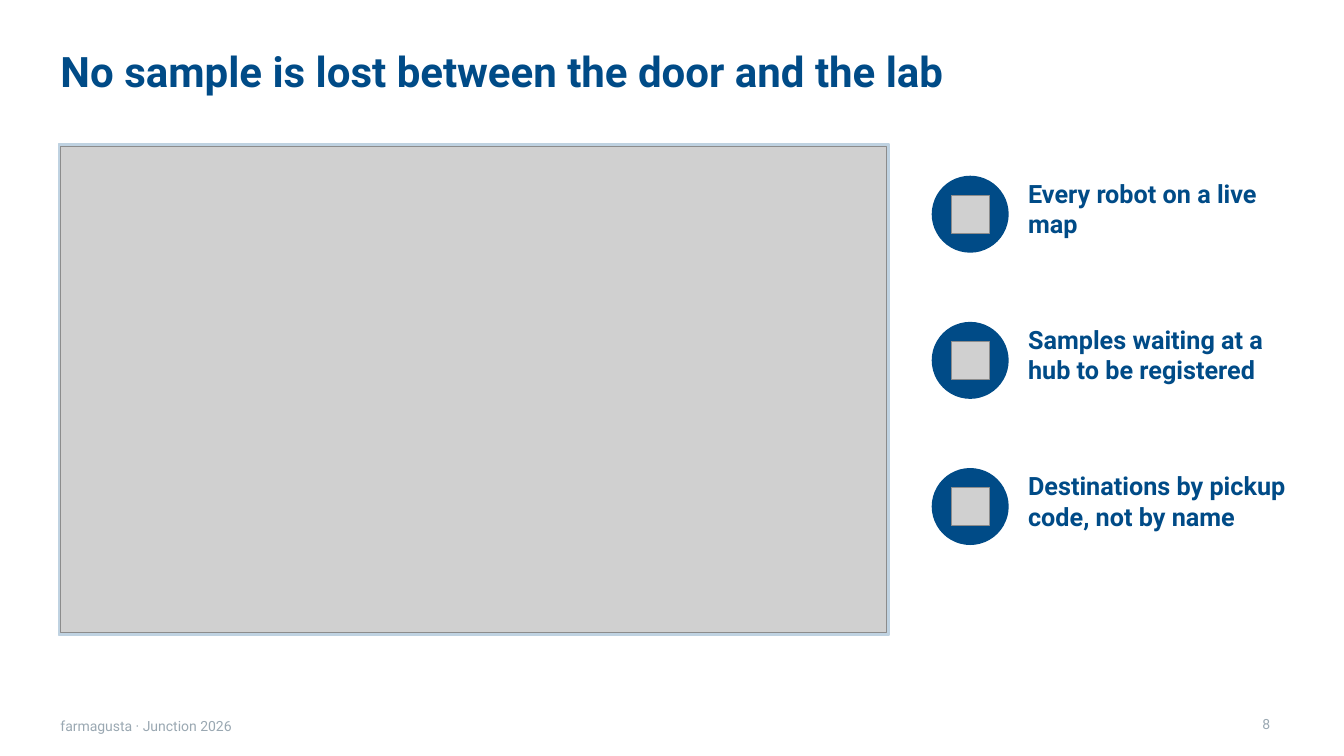
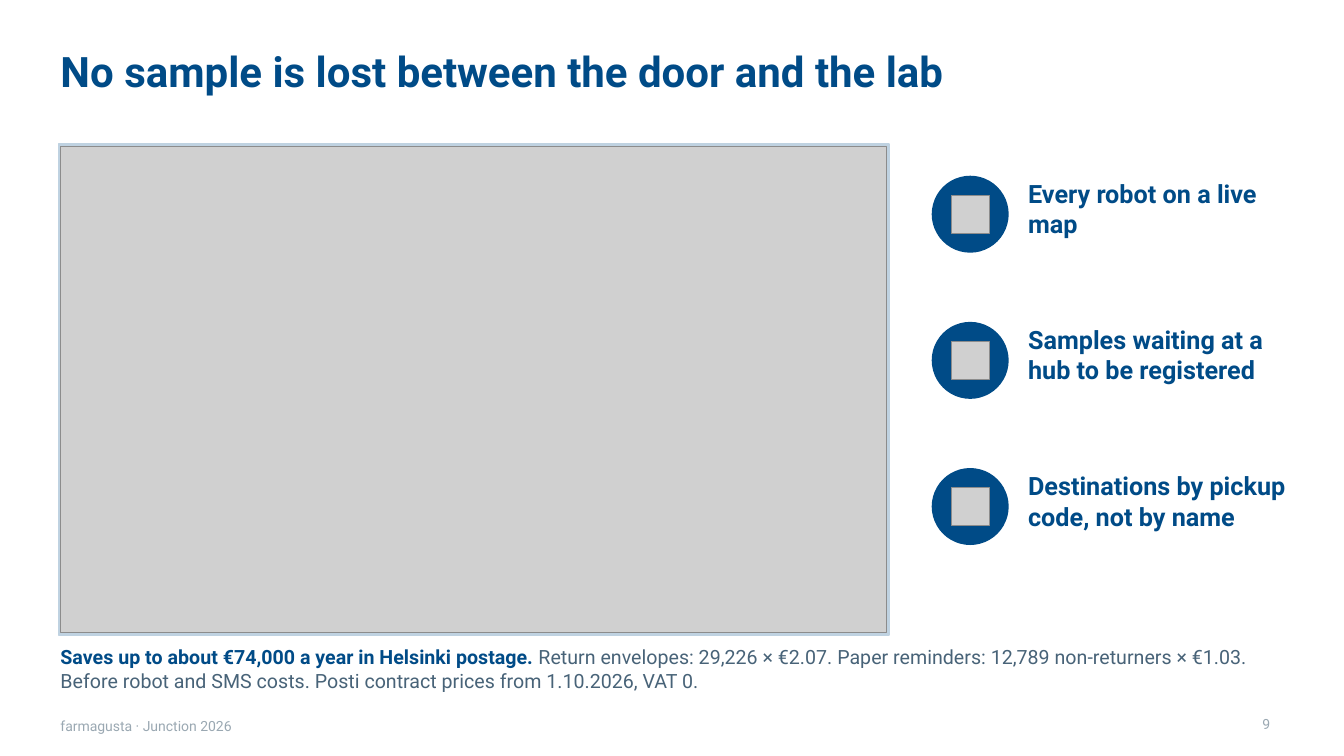
Before and after one commit to rromppanen/junction26, a slide deck: slide 9 of docs/pitch/farmagusta-screening-attendance.pptx (slide 8 before the commit). Drawn at 1344x756 pixels with LibreOffice and Linux fonts; fonts in the diff are those of the drawing; grey boxes stand for pictures. Boxes give left, top, right and bottom in pixels: in the first picture for what was removed or moved away, otherwise in the second. Text is boxed around its words. In the diff, an @@ line names an element or a change of style, - is before the commit and + after.

```diff
--- a/docs/pitch/farmagusta-screening-attendance.pptx
+++ b/docs/pitch/farmagusta-screening-attendance.pptx
@@ text added at (60, 649, 1246, 692), 14 pt, text #486378 @@
+Saves up to about €74,000 a year in Helsinki postage. Return envelopes: 29,226 × €2.07. Paper reminders: 12,789 non-returners × €1.03. Before robot and SMS costs. Posti contract prices from 1.10.2026, VAT 0.
```
Also in this commit, not shown: 2 other slides changed, 1 slide added, 1 slide removed, 2 other files.
